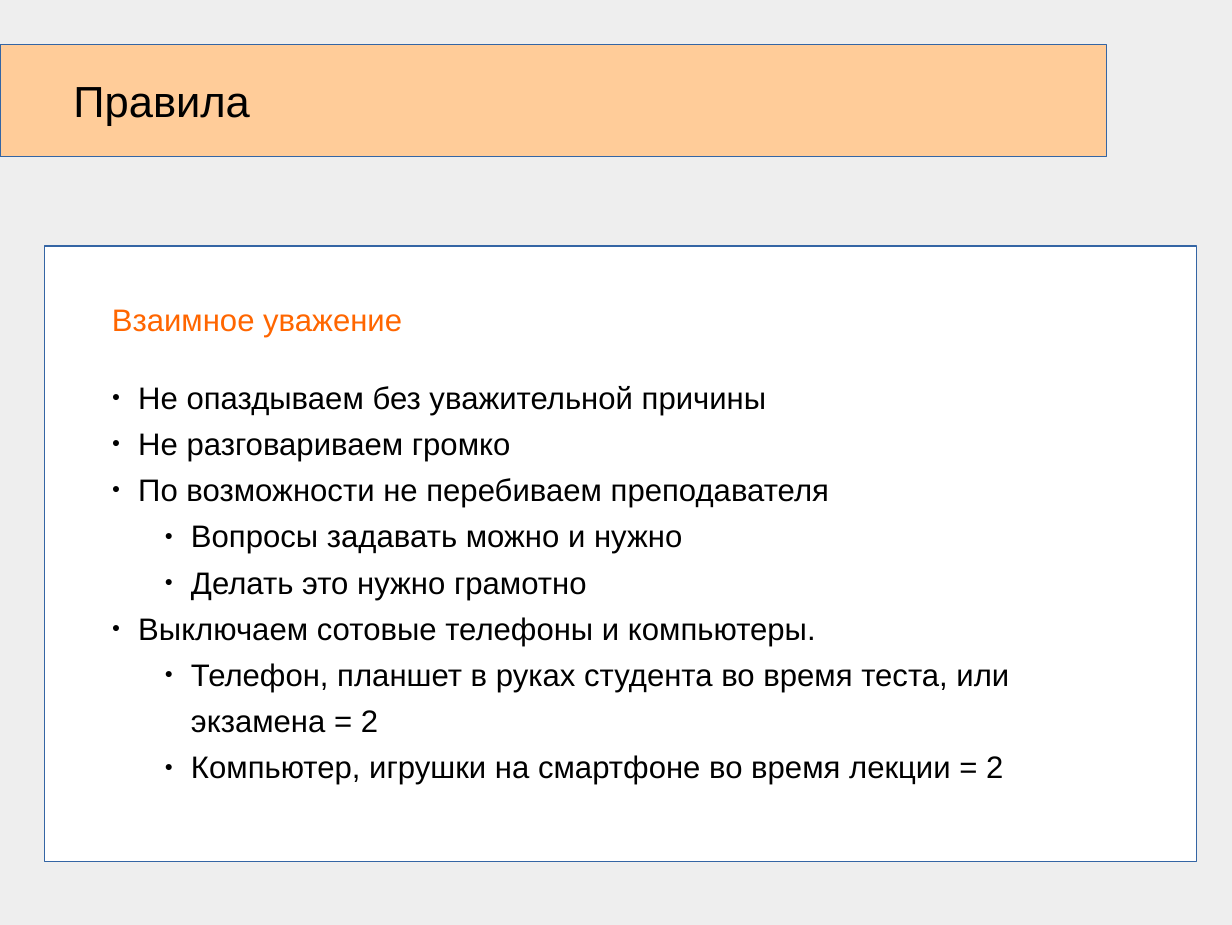
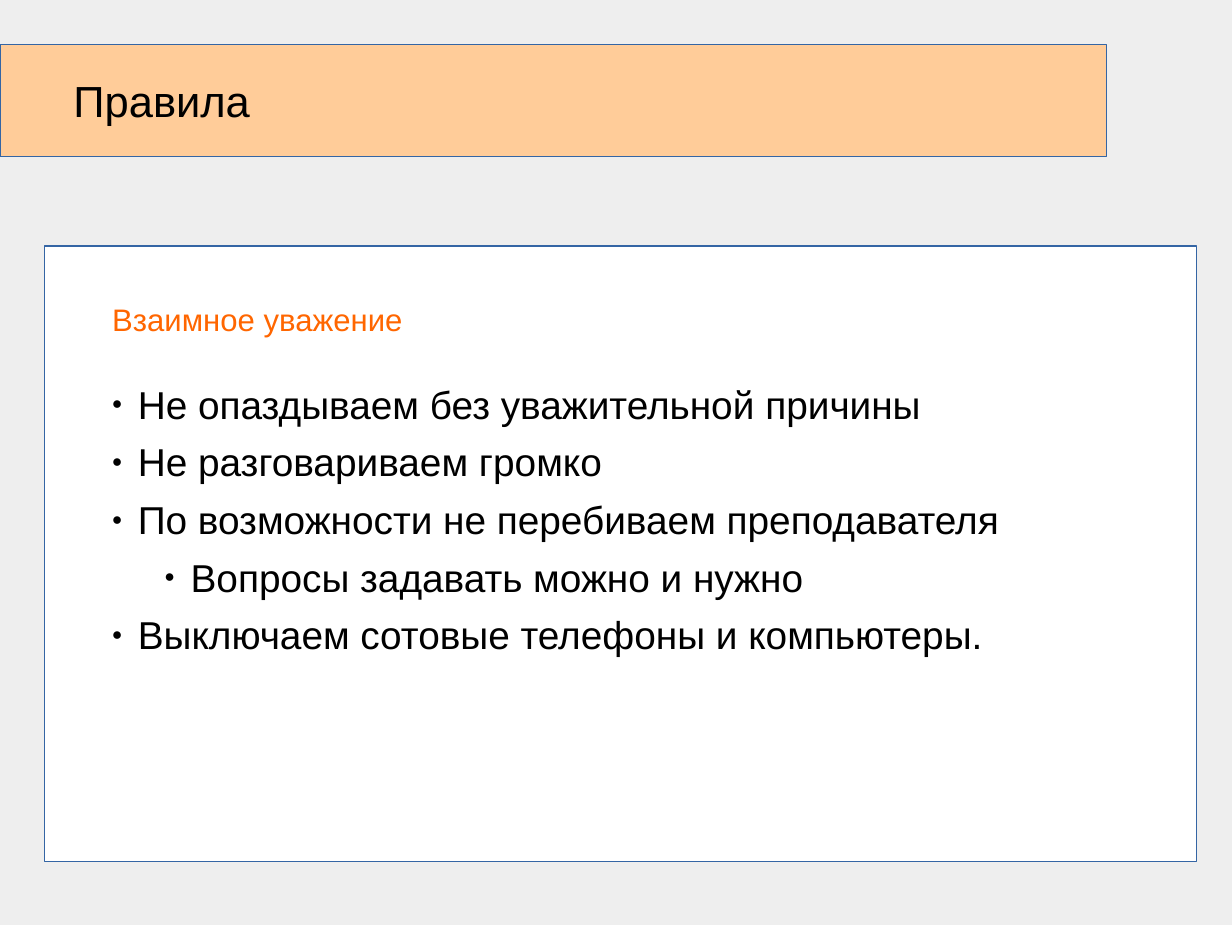
Before and after one commit to frpaul/ob, a slide deck: slide 2 of presentations/01_beginning_the_course_03.ppt. Drawn at 1232x925 pixels with LibreOffice and Linux fonts; fonts in the diff are those of the drawing. Boxes give left, top, right and bottom in pixels: in the first picture for what was removed or moved away, otherwise in the second. Text is boxed around its words. In the diff, an @@ line names an element or a change of style, - is before the commit and + after.

```diff
--- a/presentations/01_beginning_the_course_03.ppt
+++ b/presentations/01_beginning_the_course_03.ppt
@@ text "Взаимное уважение" at box(112, 309, 999, 657): size 20 to 25 pt; indent changed @@
@@ text at box(191, 572, 587, 600): paragraph removed @@
-    ● Делать это нужно грамотно
@@ text at box(191, 663, 1009, 785): paragraphs removed @@
-    ● Телефон, планшет в руках студента во время теста, или экзамена = 2
-    ● Компьютер, игрушки на смартфоне во время лекции = 2
```
Also in this commit, not shown: 7 other slides changed, 1 slide added, 2 slides removed, 17 other files.
